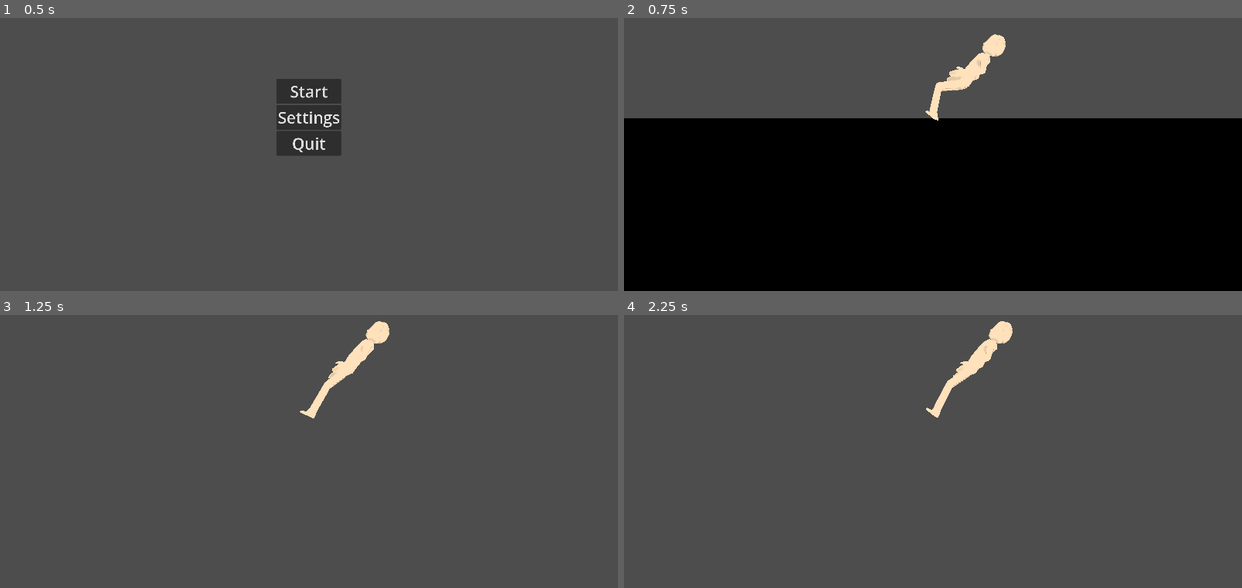
Above: before the commit, frames 1-4 (two rows, left to right).
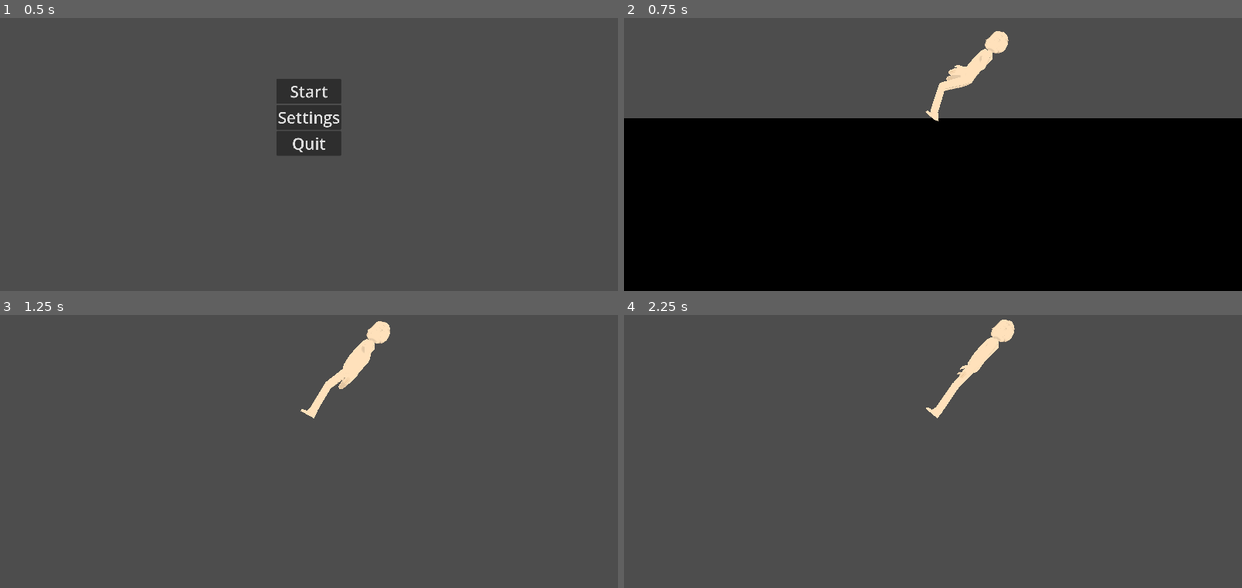
Above: after the commit, the same moments.

Repository: Ki11erRabbit/roguelike-mmo
Game: Godot game, scene res://Menus/MainMenu/title_screen.tscn
Same seed, same stepped clock (60 frames per second), same inputs: the game is played once before the commit and once after it.
Inputs:
- Up to frame 1 (0.5 s): no input
- Up to frame 2 (0.75 s): click "Start" at 0.5 s
- Up to frame 3 (1.25 s): no input
- Up to frame 4 (2.25 s): no input

Frame 1 is identical in both runs. In frame 2, 0.3% of the frame differs, in the area x 48-63%, y 4-38%; in frame 3, 0.3%; in frame 4, 0.3%, in the area x 48-64%, y 1-38%.

Commit message:
added better short landing animation, got landing distance right

Diff:
--- a/Character/BaseCharacter/base_character.gd
+++ b/Character/BaseCharacter/base_character.gd
@@ -30,11 +30,18 @@
 func jump():
 	state_machine.travel("jump")
 
+
 func start_falling():
 	state_machine.travel("falling")
 
+func start_long_falling():
+	state_machine.travel("long_falling")
+
 func short_fall_landing():
 	state_machine.travel("short_fall_landing")
+
+func medium_fall_landing():
+	state_machine.travel("medium_fall_landing")
 
 # Called when the node enters the scene tree for the first time.
 func _ready() -> void:
--- a/Character/BaseCharacter/base_character_animation_state_machine.tres
+++ b/Character/BaseCharacter/base_character_animation_state_machine.tres
@@ -14,6 +14,12 @@
 
 [sub_resource type="AnimationNodeAnimation" id="AnimationNodeAnimation_d6dei"]
 animation = &"jumping"
+
+[sub_resource type="AnimationNodeAnimation" id="AnimationNodeAnimation_j78wp"]
+animation = &"long_falling"
+
+[sub_resource type="AnimationNodeAnimation" id="AnimationNodeAnimation_aclol"]
+animation = &"medium_fall_landing"
 
 [sub_resource type="AnimationNodeAnimation" id="AnimationNodeAnimation_hh546"]
 animation = &"post_jump"
@@ -112,12 +118,21 @@
 [sub_resource type="AnimationNodeStateMachineTransition" id="AnimationNodeStateMachineTransition_yhmau"]
 xfade_time = 0.1
 
-[sub_resource type="AnimationNodeStateMachineTransition" id="AnimationNodeStateMachineTransition_d0wk6"]
-xfade_time = 0.1
-
 [sub_resource type="AnimationNodeStateMachineTransition" id="AnimationNodeStateMachineTransition_hauux"]
 switch_mode = 2
 advance_mode = 2
+
+[sub_resource type="AnimationNodeStateMachineTransition" id="AnimationNodeStateMachineTransition_3tj3f"]
+
+[sub_resource type="AnimationNodeStateMachineTransition" id="AnimationNodeStateMachineTransition_hgp7g"]
+xfade_time = 0.1
+switch_mode = 2
+advance_mode = 2
+
+[sub_resource type="AnimationNodeStateMachineTransition" id="AnimationNodeStateMachineTransition_q3dl7"]
+priority = 0
+
+[sub_resource type="AnimationNodeStateMachineTransition" id="AnimationNodeStateMachineTransition_viwe0"]
 
 [resource]
 states/End/position = Vector2(1285.5, -49.5)
@@ -127,22 +142,26 @@
 states/backstep/node = SubResource("AnimationNodeAnimation_mxoot")
 states/backstep/position = Vector2(1175, 325.5)
 states/falling/node = SubResource("AnimationNodeAnimation_3oxak")
-states/falling/position = Vector2(595.5, 658.5)
+states/falling/position = Vector2(548.5, 691.5)
 states/jump/node = SubResource("AnimationNodeAnimation_waxmr")
 states/jump/position = Vector2(701, 385)
 states/jumping/node = SubResource("AnimationNodeAnimation_d6dei")
 states/jumping/position = Vector2(787.5, 657.5)
+states/long_falling/node = SubResource("AnimationNodeAnimation_j78wp")
+states/long_falling/position = Vector2(216.5, 737)
+states/medium_fall_landing/node = SubResource("AnimationNodeAnimation_aclol")
+states/medium_fall_landing/position = Vector2(192.5, 549)
 states/post_jump/node = SubResource("AnimationNodeAnimation_hh546")
 states/post_jump/position = Vector2(905, 530.5)
 states/rotate_left/node = SubResource("AnimationNodeAnimation_ok1yd")
 states/rotate_left/position = Vector2(373, -188.5)
 states/rotate_right/node = SubResource("AnimationNodeAnimation_3lnjs")
-states/rotate_right/position = Vector2(320.5, 292.5)
+states/rotate_right/position = Vector2(40, 318.5)
 states/run/node = SubResource("AnimationNodeAnimation_6fcj3")
 states/run/position = Vector2(1163.5, 34.5)
 states/short_fall_landing/node = SubResource("AnimationNodeAnimation_fyuqo")
-states/short_fall_landing/position = Vector2(414.5, 560.25)
+states/short_fall_landing/position = Vector2(429.5, 537.75)
 states/walk/node = SubResource("AnimationNodeAnimation_u2tfy")
 states/walk/position = Vector2(628.5, -49.25)
-transitions = ["Start", "Idle", SubResource("AnimationNodeSt …(1932 unchanged characters)… ionNodeStateMachineTransition_yhmau"), "falling", "short_fall_landing", SubResource("AnimationNodeStateMachineTransition_d0wk6"), "post_jump", "jumping", SubResource("AnimationNodeStateMachineTransition_hauux")]
-graph_offset = Vector2(-52, 15)
+transitions = ["Start", "Idle", SubResource("AnimationNodeSt …(1932 unchanged characters)… ionNodeStateMachineTransition_yhmau"), "post_jump", "jumping", SubResource("AnimationNodeStateMachineTransition_hauux"), "falling", "long_falling", SubResource("AnimationNodeStateMachineTransition_3tj3f"), "medium_fall_landing", "Idle", SubResource("AnimationNodeStateMachineTransition_hgp7g"), "falling", "short_fall_landing", SubResource("AnimationNodeStateMachineTransition_q3dl7"), "falling", "medium_fall_landing", SubResource("AnimationNodeStateMachineTransition_viwe0")]
+graph_offset = Vector2(-314, 318)
--- a/Character/player.gd
+++ b/Character/player.gd
@@ -18,7 +18,7 @@
 
 var jump_pressed_time: float = 0.0
 var jumping: bool = false
-const JUMP_VELOCITY = 45
+const JUMP_VELOCITY = 100
 var fall_time: float = 0.0
 var falling: bool = false
 
@@ -31,11 +31,9 @@
 
 	handle_movement_input(delta)
 
+	handle_ground_movement()
+
 	handle_gravity(delta)
-
-	handle_ground_movement()
-
-
 	move_and_slide()
 
 func handle_ground_movement():
@@ -75,12 +73,14 @@
 	#print(movement_vec)
 
 	if (movement_vec.y > 50 or movement_vec.y < -50) or (movement_vec.x > 50 or movement_vec.x < -50):
-		model.start_running()
+		if not falling and not jumping:
+			model.start_running()
+			running = true
 		moving = true
-		running = true
 		#print("running")
 	elif movement_vec.x != 0 or movement_vec.y != 0:
-		model.start_walking()
+		if not falling and not jumping:
+			model.start_walking()
 		moving = true
 		#print("walking")
 	elif not jumping and not falling:
@@ -98,7 +98,8 @@
 			#print("forwards")
 		elif normalized_aim.dot(normalized_move) <= LOOK_RESTRICT:
 			#print("backwards")
-			model.start_backstepping()
+			if not falling and not jumping:
+				model.start_backstepping()
 	# Moving Upwards
 	elif Vector2.UP.normalized().dot(normalized_move) >= DIRECTION_RESTRICT:
 		#print("Up")
@@ -109,7 +110,8 @@
 			#print("forwards")
 		elif normalized_aim.dot(normalized_move) <= LOOK_RESTRICT:
 			#print("backwards")
-			model.start_backstepping()
+			if not falling and not jumping:
+				model.start_backstepping()
 	# Moving to the Right
 	elif Vector2.RIGHT.normalized().dot(normalized_move) >= DIRECTION_RESTRICT:
 		#print("Right")
@@ -120,7 +122,8 @@
 			#print("forwards")
 		elif normalized_aim.dot(normalized_move) <= LOOK_RESTRICT:
 			#print("backwards")
-			model.start_backstepping()
+			if not falling and not jumping:
+				model.start_backstepping()
 	# Moving to the Left
 	elif Vector2.LEFT.normalized().dot(normalized_move) >= DIRECTION_RESTRICT:
 		#print("Left")
@@ -131,7 +134,8 @@
 			#print("forwards")
 		elif normalized_aim.dot(normalized_move) <= LOOK_RESTRICT:
 			#print("backwards")
-			model.start_backstepping()
+			if not falling and not jumping:
+				model.start_backstepping()
 	# Moving to the Top Right
 	elif Vector2.RIGHT.rotated(deg_to_rad(-45)).normalized().dot(normalized_move) >= DIRECTION_RESTRICT:
 		#print("Top Right")
@@ -142,7 +146,8 @@
 			#print("forwards")
 		elif normalized_aim.dot(normalized_move) <= LOOK_RESTRICT:
 			#print("backwards")
-			model.start_backstepping()
+			if not falling and not jumping:
+				model.start_backstepping()
 	# Moving to the Bottom Right
 	elif Vector2.RIGHT.rotated(deg_to_rad(45)).normalized().dot(normalized_move) >= DIRECTION_RESTRICT:
 		#print("Bottom Right")
@@ -153,7 +158,8 @@
 			#print("forwards")
 		elif normalized_aim.dot(normalized_move) <= LOOK_RESTRICT:
 			#print("backwards")
-			model.start_backstepping()
+			if not falling and not jumping:
+				model.start_backstepping()
 	# Moving to the Top Left
 	elif Vector2.LEFT.rotated(deg_to_rad(45)).normalized().dot(normalized_move) >= DIRECTION_RESTRICT:
 		#print("Top Left")
@@ -164,7 +170,8 @@
 			#print("forwards")
 		elif normalized_aim.dot(normalized_move) <= LOOK_RESTRICT:
 			#print("backwards")
-			model.start_backstepping()
+			if not falling and not jumping:
+				model.start_backstepping()
 	# Moving to the Bottom Left
 	elif Vector2.LEFT.rotated(deg_to_rad(-45)).normalized().dot(normalized_move) >= DIRECTION_RESTRICT:
 		#print("Bottom Left")
@@ -175,7 +182,8 @@
 			#print("forwards")
 		elif normalized_aim.dot(normalized_move) <= LOOK_RESTRICT:
 			#print("backwards")
-			model.start_backstepping()
+			if not falling and not jumping:
+				model.start_backstepping()
 	else:
 		if rotating and not moving and not jumping and not falling:
 			if clockwise_rotation:
@@ -210,17 +218,21 @@
 	# Add the gravity.
 	if not is_on_floor():
 		velocity += get_gravity() * delta
-		if velocity.y <= 0.0:
+		if velocity.y < 0.0:
 			fall_time += delta
-			falling = true
-			jumping = false
-			model.start_falling()
-		else:
-			fall_time = 0
-	elif falling:
-		if fall_time < 8:
+			if not falling:
+				model.start_falling()
+				falling = true
+				jumping = false
+	elif falling and is_on_floor():
+		print(fall_time)
+		print(velocity)
+		if fall_time < 8 and fall_time > 0:
 			model.short_fall_landing()
+		elif fall_time >= 8 and fall_time < 20:
+			model.medium_fall_landing()
 		falling = false
+		fall_time = 0
 
 
 func is_rotating_clockwise(current, last) -> bool:
Binary file changed: Character/BaseCharacter/BaseCharacter.glb
Not shown: 1 places in Character/BaseCharacter/base_character_animation_state_machine.tres that only renumber resources
Not shown, changed: Models/BaseCharacter.blend
Not shown, changed: Models/BaseCharacter.blend1
